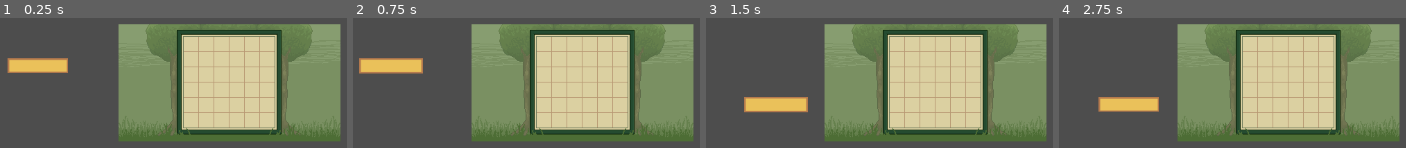
Above: before the commit, frames 1-4 (left to right).
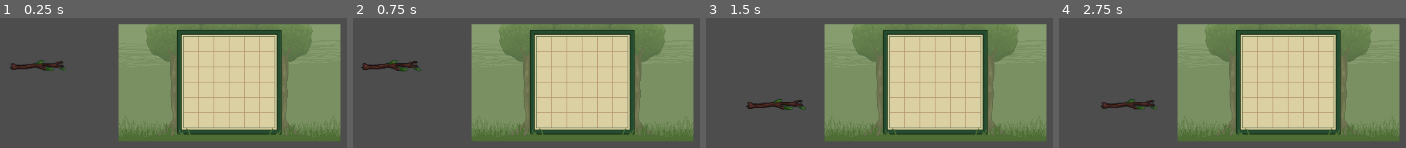
Above: after the commit, the same moments.

Repository: AlexReidNZ/Into-The-Pixie-Kingdom
Game: Godot game, scene res://Scenes/Puzzle/puzzle.tscn
The game is run twice, just before and just after one commit, with the same random seed, the same clock (stepped at 60 frames per second) and the same inputs.
Inputs (mouse positions are in pixels of both pictures, inside the frame that each line leads up to):
- Up to frame 1 (0.25 s): no input
- Up to frame 2 (0.75 s): tap Enter at 0.5 s; move the mouse to (391, 66) at 0.52 s; press the mouse at (391, 66) at 0.53 s
- Up to frame 3 (1.5 s): tap Space at 1.25 s; move the mouse to (775, 105) at 1.27 s; release the mouse at (775, 105) at 1.28 s; click (775, 105) at 1.35 s
- Up to frame 4 (2.75 s): tap Enter at 2 s; move the mouse to (outside the picture) at 2.02 s; press the mouse at (outside the picture) at 2.03 s

The runs differ from the first frame. In frame 1, 2.0% of the frame differs, in the area x 2-20%, y 30-43%; in frame 2, 2.3%, in the area x 1-21%, y 30-44%; in frame 3, 2.1%; in frame 4, 2.0%.

Commit message:
chore: import new twig sprites

Diff:
--- a/Scenes/Puzzle/puzzle.tscn
+++ b/Scenes/Puzzle/puzzle.tscn
@@ -2,8 +2,8 @@
 
 [ext_resource type="Script" path="res://Scripts/puzzle/puzzleManager.gd" id="1_5hm6r"]
 [ext_resource type="Texture2D" uid="uid://b3wxwjhe2nv4k" path="res://Sprites/Puzzle/ivypath frame02.png" id="1_ldf3w"]
-[ext_resource type="Texture2D" uid="uid://v1oxex72lfiq" path="res://Sprites/Puzzle/tiles/tileLine.png" id="3_acm4a"]
 [ext_resource type="Script" path="res://Scripts/puzzle/PuzzleBlock.gd" id="4_e45fn"]
+[ext_resource type="Texture2D" uid="uid://ofny1pcydivk" path="res://Sprites/Puzzle/tiles/Twig2.png" id="5_jidqo"]
 [ext_resource type="PackedScene" uid="uid://dpbk473o0mgwi" path="res://Scenes/Puzzle/PuzzleSlot.tscn" id="5_q23f7"]
 
 [sub_resource type="RectangleShape2D" id="RectangleShape2D_ja1nt"]
@@ -151,7 +151,8 @@
 script = ExtResource("4_e45fn")
 
 [node name="Sprite2D" type="Sprite2D" parent="PuzzlePieceStraight"]
-texture = ExtResource("3_acm4a")
+rotation = 1.5708
+texture = ExtResource("5_jidqo")
 
 [node name="Area2D" type="Area2D" parent="PuzzlePieceStraight"]
 collision_layer = 64
Binary file added: Sprites/Puzzle/tiles/Twig1.png
Not shown, changed: Sprites/Puzzle/tiles/Twig1.png.import
Binary file added: Sprites/Puzzle/tiles/Twig10.png
Not shown, changed: Sprites/Puzzle/tiles/Twig10.png.import
Binary file added: Sprites/Puzzle/tiles/Twig2.png
Not shown, changed: Sprites/Puzzle/tiles/Twig2.png.import
Binary file added: Sprites/Puzzle/tiles/Twig3.png
Not shown, changed: Sprites/Puzzle/tiles/Twig3.png.import
Binary file added: Sprites/Puzzle/tiles/Twig4.png
Not shown, changed: Sprites/Puzzle/tiles/Twig4.png.import
Binary file added: Sprites/Puzzle/tiles/Twig5.png
Not shown, changed: Sprites/Puzzle/tiles/Twig5.png.import
(and 16 more such lines)
